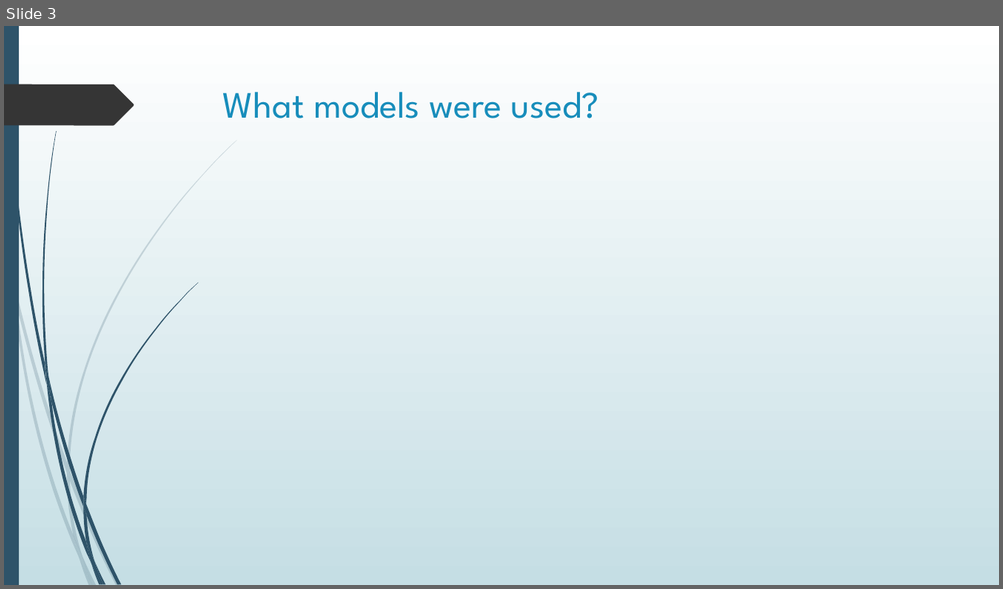
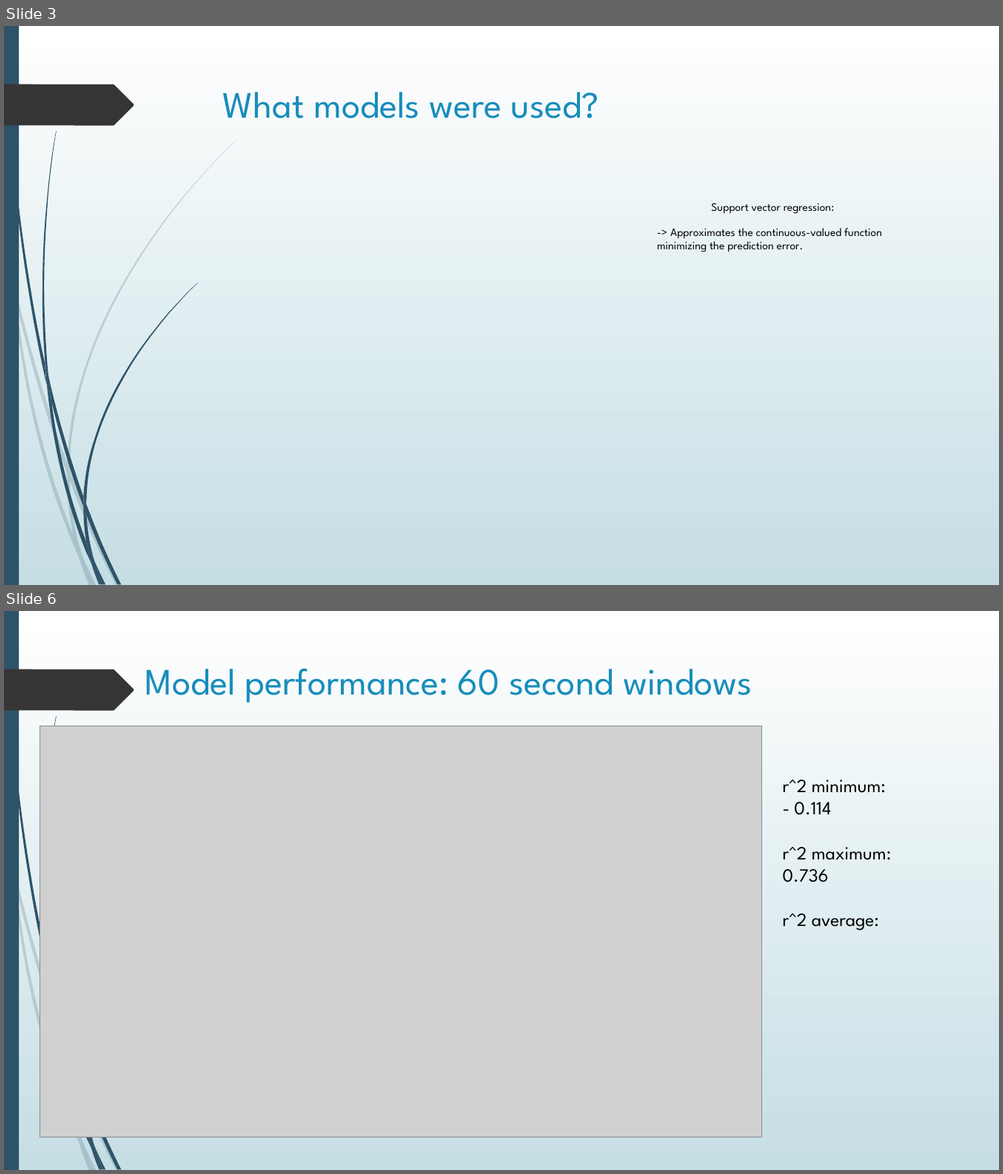
Before and after one commit to MadBerry42/Zwift, a slide deck: Models for handcycle Power output.pptx. Shown one above the other, each under a label of ours: slide 3 before the commit, slides 3 and 6 after it; the slides between them are not shown. The pictures are 1003x589 and 1003x1174 pixels, drawn with LibreOffice and Linux fonts; fonts in the diff are those of the drawing; grey boxes stand for pictures. Boxes give left, top, right and bottom in pixels: in the first picture for what was removed or moved away, otherwise in the second. Text is boxed around its words. In the diff, an @@ line names an element or a change of style, - is before the commit and + after.

```diff
--- a/Models for handcycle Power output.pptx
+++ b/Models for handcycle Power output.pptx
@@ slide 6 added at <box>4,611,999,1170</box>, background gradient #FFFFFF to #C5DEE5; not listed: 19 template elements that a slide beside it also shows @@
@@ title added at <box>145,668,751,703</box>, 36 pt, text #178DBB @@
+Model performance: 60 second windows
@@ picture added at <box>40,726,762,1138</box> @@
@@ text added at <box>782,780,891,931</box>, 18 pt, text #000000 @@
+r^2 minimum:
+- 0.114
+r^2 maximum:
+0.736
+r^2 average:
@@ slide 3 changed as well @@
@@ text added at <box>711,203,834,214</box>, 11 pt, text #000000 @@
+Support vector regression:
@@ text added at <box>657,228,882,252</box>, 11 pt, text #000000 @@
+-> Approximates the continuous-valued function minimizing the prediction error.
```
Also in this commit, not shown: 11 other slides added, 9 slides removed.
